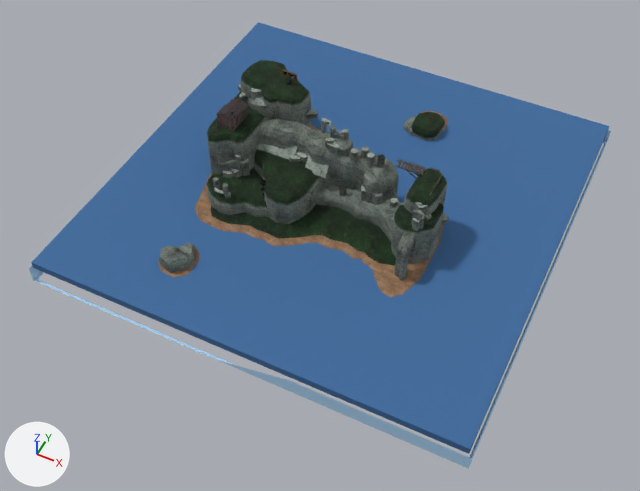
The OBJ model src/assets/Bhop_Seal/Untitled.obj: old version first, new version second.
The view is the same before and after, from a 50 mm lens placed at (89.6, -195.3, 212.3), pointed at (2.7, -21.6, -4.8). The axes (+X, +Y, +Z) are drawn at lower left. The lights are the same throughout. The picture after the commit comes second. Where no turn or scale is listed for an object, it has been applied to the vertices. Vertices at exactly the same position are counted once.

The scene before the commit, as lines of its bpy script (objects in view):
```python
me_0 = bpy.data.meshes.new('*0')
me_0.from_pydata(...)  # 5931 vertices, 10966 faces, 86 loose edges; spans x -73.9..73.9, y -73.9..73.9, z -7.7..34.8
me_0.materials.append(mat_black)  # picture img_black_png
me_0.materials.append(mat_sky)  # picture img_sky_png
me_0.materials.append(mat_white)  # picture img_white_png
me_0.materials.append(mat_cavewall005a)  # picture img_cavewall005a_png
me_0.materials.append(mat_cavewall005a_li)  # picture img_cavewall005a_li_png
me_0.materials.append(mat_cave_grass_d)  # picture img_cave_grass_d_png
me_0.materials.append(mat_cp_cursewood1)  # picture img_cp_cursewood1_png
me_0.materials.append(mat_fon_map_ddd)  # picture img_fon_map_ddd_png
me_0.materials.append(mat_grass_x02_d)  # picture img_grass_x02_d_png
me_0.materials.append(mat_ob_bois47)  # picture img_ob_bois47_png
me_0.materials.append(mat_ob_bois47_thx)  # picture img_ob_bois47_thx_png
me_0.materials.append(mat_pesok01)  # picture img_pesok01_png
me_0.materials.append(mat_pesok03_dd)  # picture img_pesok03_dd_png
me_0.materials.append(mat_brick_034)  # picture img_brick_034_png
me_0.materials.append(mat_tile_021)  # picture img_tile_021_png
me_0.materials.append(mat_wood_041)  # picture img_wood_041_png
me_0.materials.append(mat_wood_047)  # picture img_wood_047_png
me_0.materials.append(mat_wood_071)  # picture img_wood_071_png
me_1 = bpy.data.meshes.new('*1')
me_1.from_pydata(...)  # 1142 vertices, 2280 faces; spans x -73.0..73.0, y -73.0..73.0, z -1.9..0.7
me_1.materials.append(mat_agua_d)  # picture img_agua_d_png
ob_0 = bpy.data.objects.new('*0', me_0)
ob_0.location = (0.0, 0.0, 0.0)
ob_1 = bpy.data.objects.new('*1', me_1)
ob_1.location = (0.0, 0.0, 0.0)
```
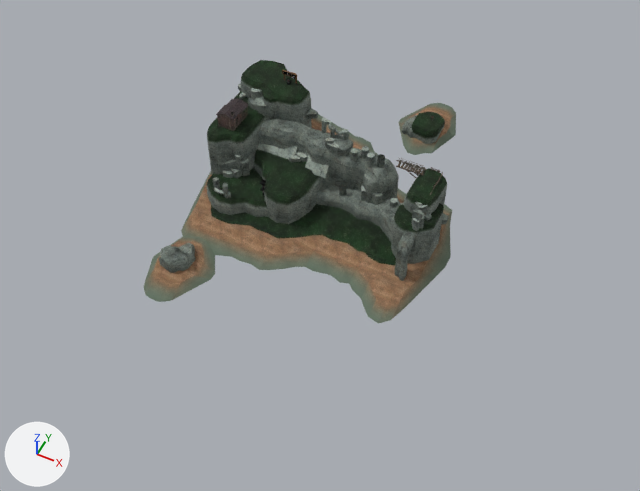
Edits to the bpy script that builds the scene:
```text
Change me_0:
    used by ob_0; location = (0.0, 0.0, 0.0)
    remove me_0.from_pydata(...)  # 5931 vertices, 10966 faces, 86 loose edges; spans x -73.9..73.9, y -73.9..73.9, z -7.7..34.8
    add me_0.from_pydata(...)  # 5872 vertices, 10887 faces, 24 loose edges; spans x -46.4..43.4, y -66.7..61.0, z -1.9..34.8
    me_0 part 1
    74 vertices are removed from x -73.9..73.9, y -73.9..73.9, z -7.7..-1.9
    132 faces are deleted
    66 loose edges are deleted
    9 vertices are added at x -41.6..25.0, y -52.6..-35.8, z -1.9
    6 new vertices lie (0.0, -5.8, -1.7) away from vertices in x -16.3..33.6, y -38.4..-28.3, z -0.2
    23 loose edges are added
    2 new faces join them, mat_cavewall005a (picture img_cavewall005a_png)
    3 new faces join them, mat_cave_grass_d (picture img_cave_grass_d_png)
    3 new faces join them, mat_pesok01 (picture img_pesok01_png)
    45 new faces join them, mat_pesok03_dd (picture img_pesok03_dd_png)
    remove me_0.materials.append(mat_sky)  # picture img_sky_png
Remove ob_1:
    ob_1 = bpy.data.objects.new('*1', me_1)
    ob_1.location = (0.0, 0.0, 0.0)
```

Pixel boxes [x1, y1, x2, y2] of what changed, in the pictures (640 x 491 px):
'*1', deleted (blue): before [31, 22, 609, 454]
'*0', reshaped (46% narrower, 35% shorter): before [29, 60, 611, 469]; after [144, 60, 456, 324]
part 1 of me_0, cut back: before [29, 130, 611, 469]; after [152, 190, 397, 324]
